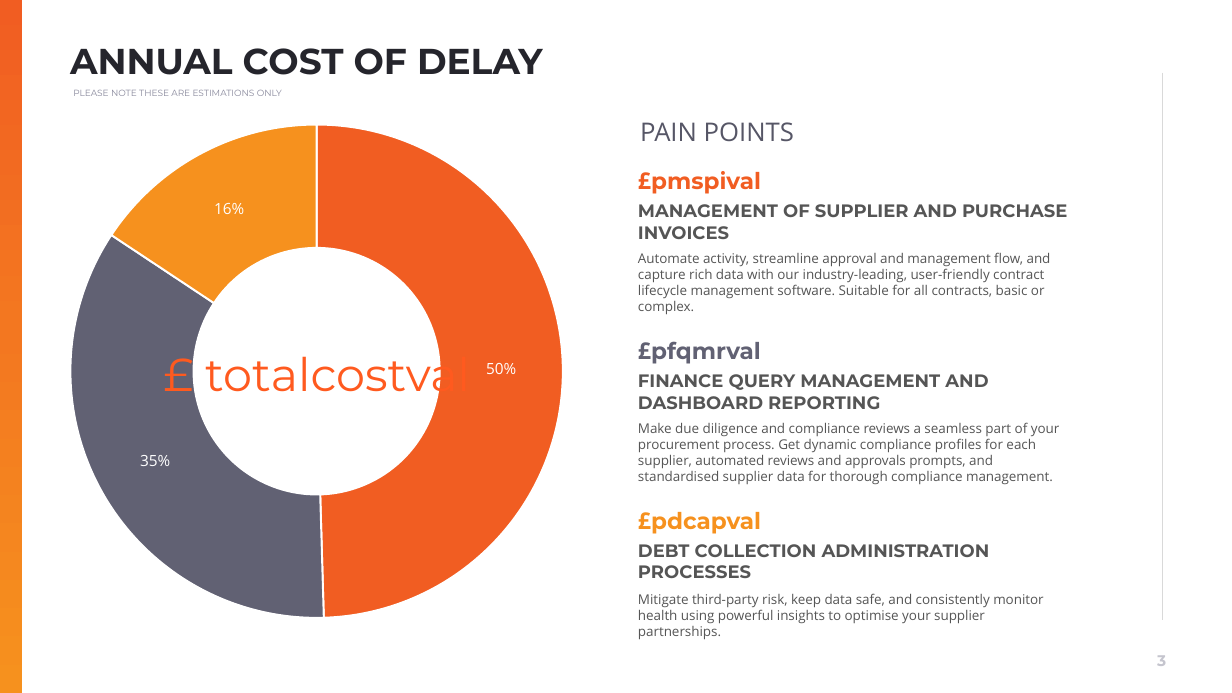
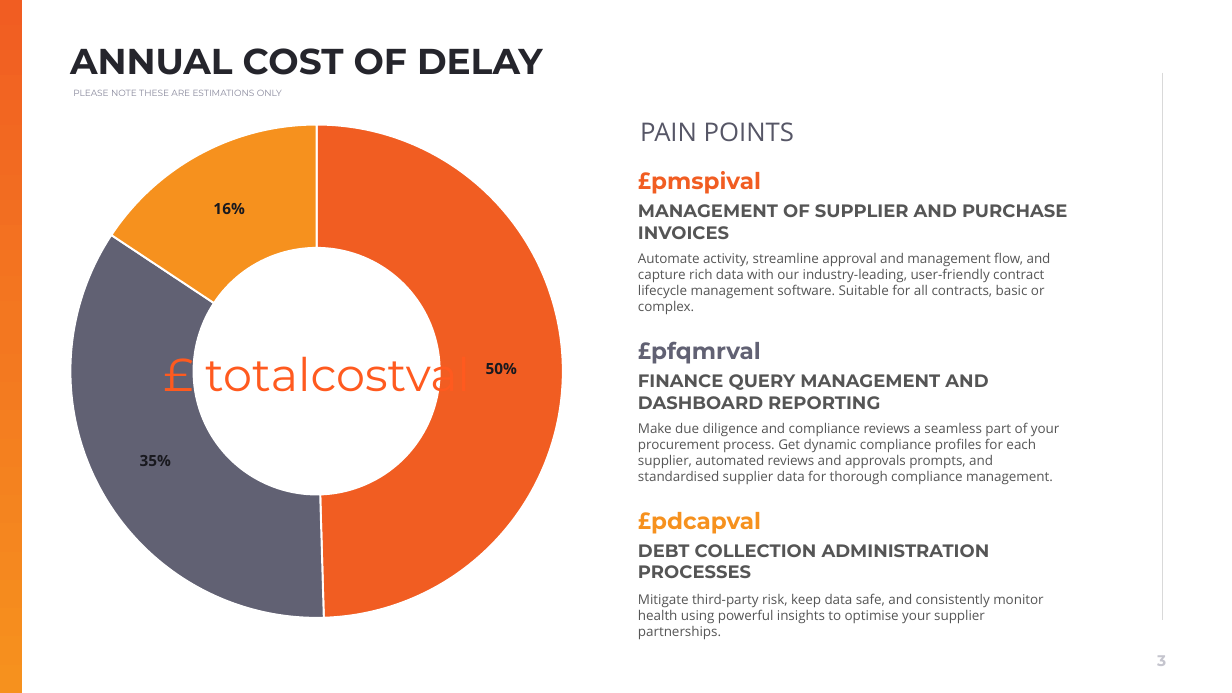
Before and after one commit to muratozdemirpiblo/ppt-api, a slide deck: slide 3 of client.pptx. Drawn at 1232x693 pixels with LibreOffice and Linux fonts; fonts in the diff are those of the drawing; background and template pictures are left out. Boxes give left, top, right and bottom in pixels: in the first picture for what was removed or moved away, otherwise in the second. Text is boxed around its words. In the diff, an @@ line names an element or a change of style, - is before the commit and + after.

```diff
--- a/client.pptx
+++ b/client.pptx
@@ doughnut chart at [57,90,564,650] @@
@@ data labels of Series 1 changed @@
```
Also in this commit, not shown: 1 other file.
